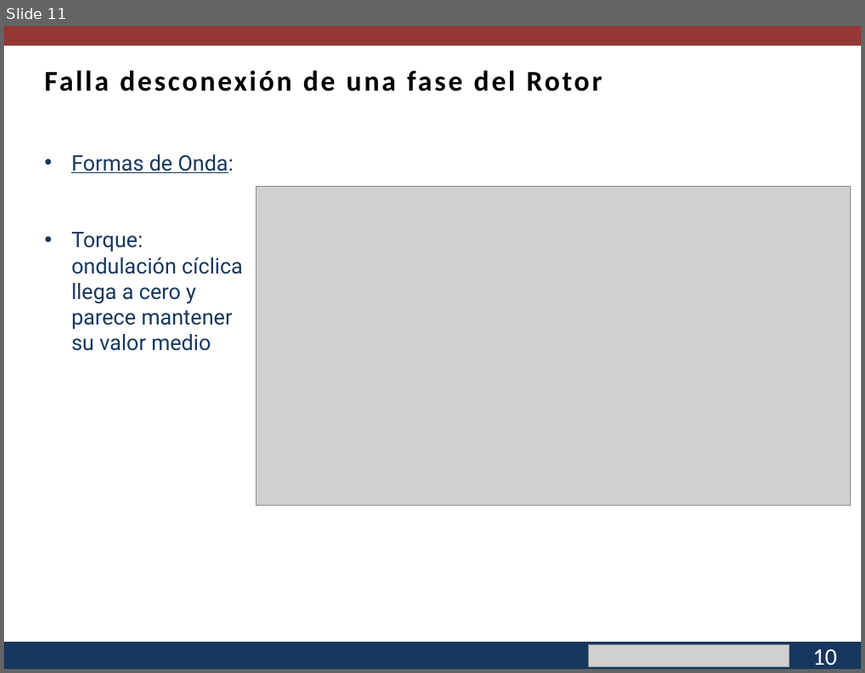
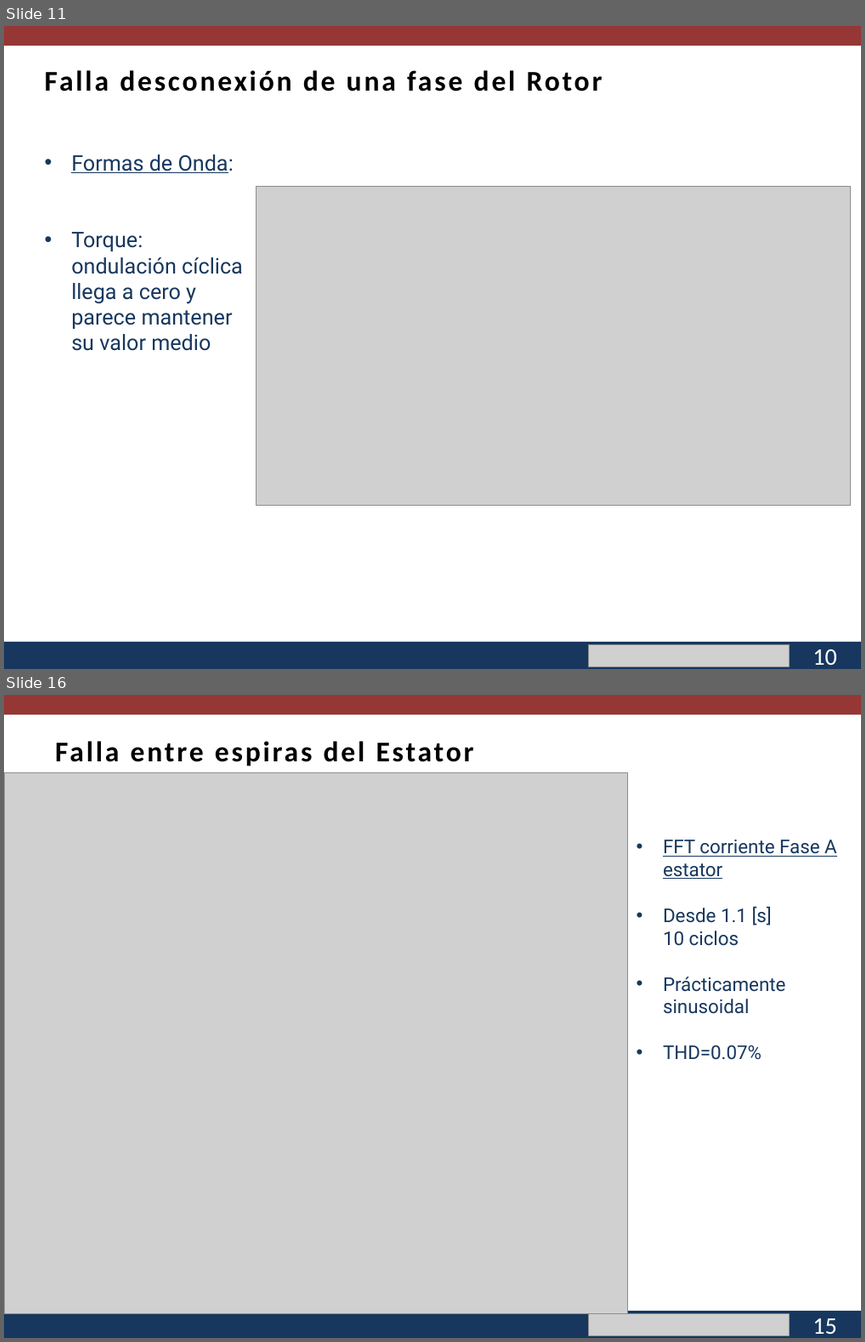
Before and after one commit to cisternashdiego/Proyecto1, a slide deck: Segunda Mesa.pptx. Shown one above the other, each under a label of ours: slide 11 before the commit, slides 11 and 16 after it; the slides between them are not shown. The pictures are 865x673 and 865x1342 pixels, drawn with LibreOffice and Linux fonts; fonts in the diff are those of the drawing; grey boxes stand for pictures; background and template pictures are left out. Boxes give left, top, right and bottom in pixels: in the first picture for what was removed or moved away, otherwise in the second. Text is boxed around its words. In the diff, an @@ line names an element or a change of style, - is before the commit and + after.

```diff
--- a/Segunda Mesa.pptx
+++ b/Segunda Mesa.pptx
@@ slide 16 added at <box>4,695,861,1338</box>, background #FFFFFF; not listed: 3 template elements that a slide beside it also shows @@
@@ text added at <box>55,741,474,766</box>, 24 pt, text #000000, bold @@
+Falla entre espiras del Estator
@@ picture added at <box>4,773,628,1314</box> @@
@@ text added at <box>663,839,837,1060</box>, 16 pt, text #17375E @@
+• FFT corriente Fase A
+  estator
+• Desde 1.1 [s]
+  10 ciclos
+• Prácticamente
+  sinusoidal
+• THD=0.07%
@@ picture added at <box>588,1313,788,1335</box> @@
@@ text added at <box>812,1318,836,1333</box>, 20 pt, text #FFFFFF @@
+15
```
Also in this commit, not shown: 7 slides changed, 4 other slides added, 4 slides removed, 2 other files.
